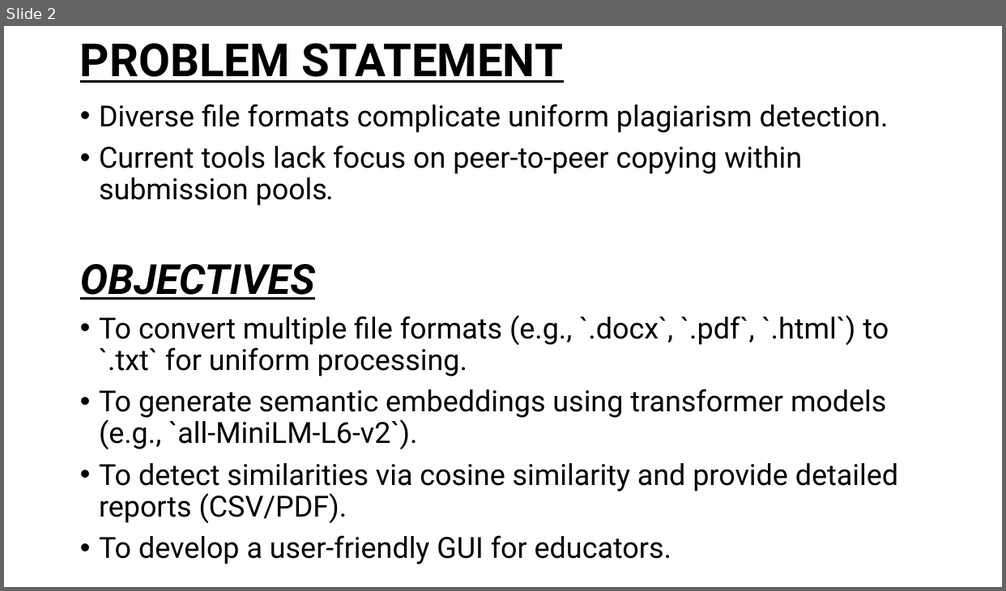
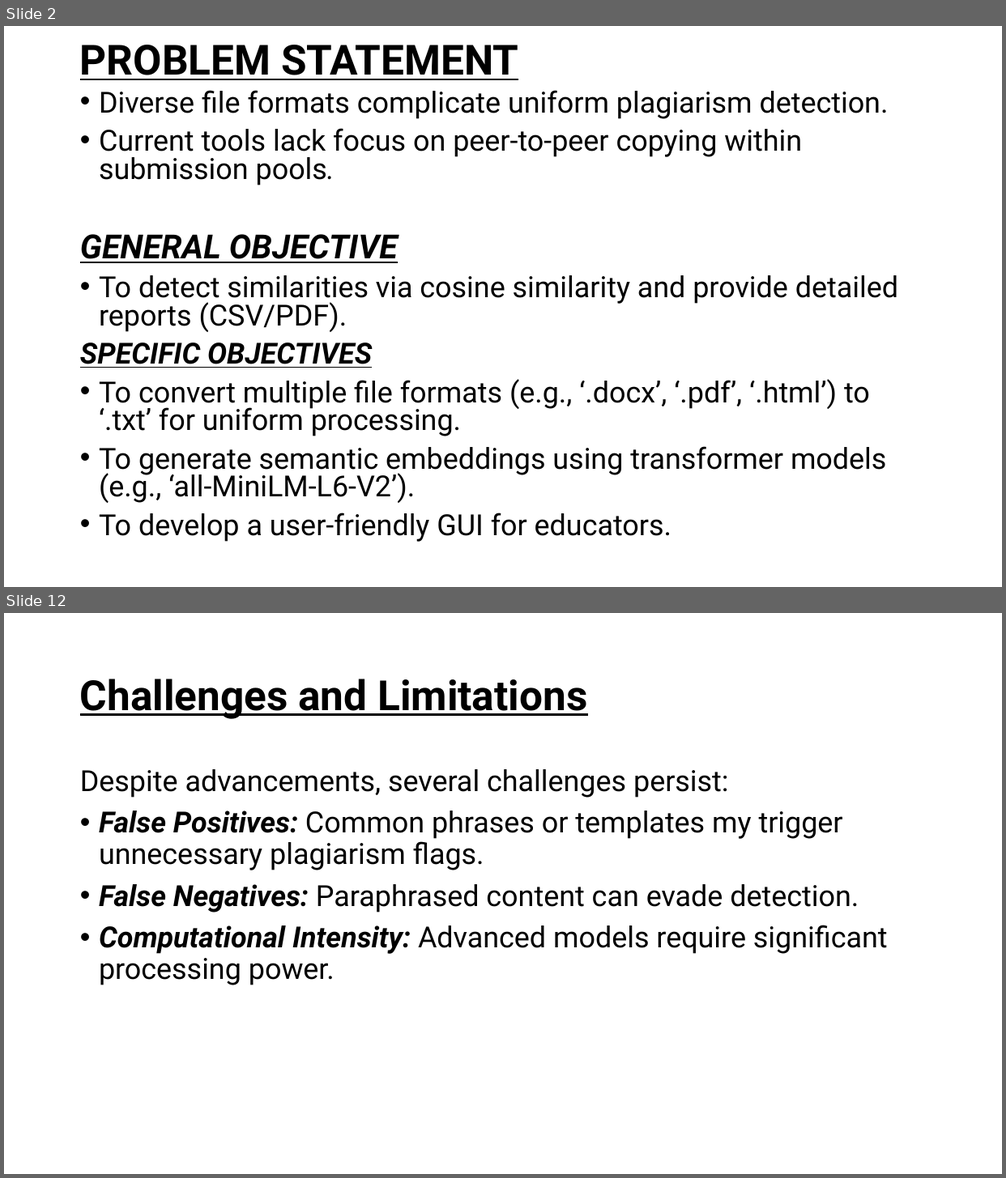
Before and after one commit to johnleshan/Plagiarism-Detector-Using-Sentence-Transformers, a slide deck: Documentation/Internal Plagiarism Detector.pptx. Shown one above the other, each under a label of ours: slide 2 before the commit, slides 2 and 12 after it; the slides between them are not shown. The pictures are 1006x591 and 1006x1178 pixels, drawn with LibreOffice and Linux fonts; fonts in the diff are those of the drawing. Boxes give left, top, right and bottom in pixels: in the first picture for what was removed or moved away, otherwise in the second. Text is boxed around its words. In the diff, an @@ line names an element or a change of style, - is before the commit and + after.

```diff
--- a/Documentation/Internal Plagiarism Detector.pptx
+++ b/Documentation/Internal Plagiarism Detector.pptx
@@ slide 12 added at bbox=[4, 613, 1002, 1174], background #FFFFFF @@
@@ title added at bbox=[80, 679, 587, 719], 40 pt, text #000000, bold, underline @@
+Challenges and Limitations
@@ text added at bbox=[80, 769, 888, 986], 28 pt, text #000000 @@
+Despite advancements, several challenges persist:
+• False Positives: Common phrases or templates my trigger unnecessary plagiarism flags.
+• False Negatives: Paraphrased content can evade detection.
+• Computational Intensity: Advanced models require significant processing power.
@@ slide 2 changed as well @@
@@ title "PROBLEM STATEMENT" at bbox=[80, 45, 518, 80]: size 44 to 40 pt @@
@@ text "Diverse file formats complicate uniform ...": place and size @@
-text "Diverse file formats complicate uniform ..." at bbox=[80, 104, 898, 565]
+text "Diverse file formats complicate uniform ..." at bbox=[80, 90, 898, 542]
@@ text at bbox=[99, 90, 898, 542]: line spacing 0.9 to 0.8 @@
@@ text at bbox=[80, 234, 398, 263]: text changed; size 28 to 32 pt; bold on; italic on @@
-OBJECTIVES
-• To convert multiple file formats (e.g., `.docx`, `.pdf`, `.html`) to `.txt` for uniform processing.
-• To generate semantic embeddings using transformer models (e.g., `all-MiniLM-L6-v2`).
+GENERAL OBJECTIVE
@@ text at bbox=[80, 343, 886, 503]: paragraphs added @@
+SPECIFIC OBJECTIVES
+• To convert multiple file formats (e.g., ‘.docx’, ‘.pdf’, ‘.html’) to ‘.txt’ for uniform processing.
+• To generate semantic embeddings using transformer models (e.g., ‘all-MiniLM-L6-V2’).
```
Also in this commit, not shown: 1 other slide changed, 2 other slides added.
